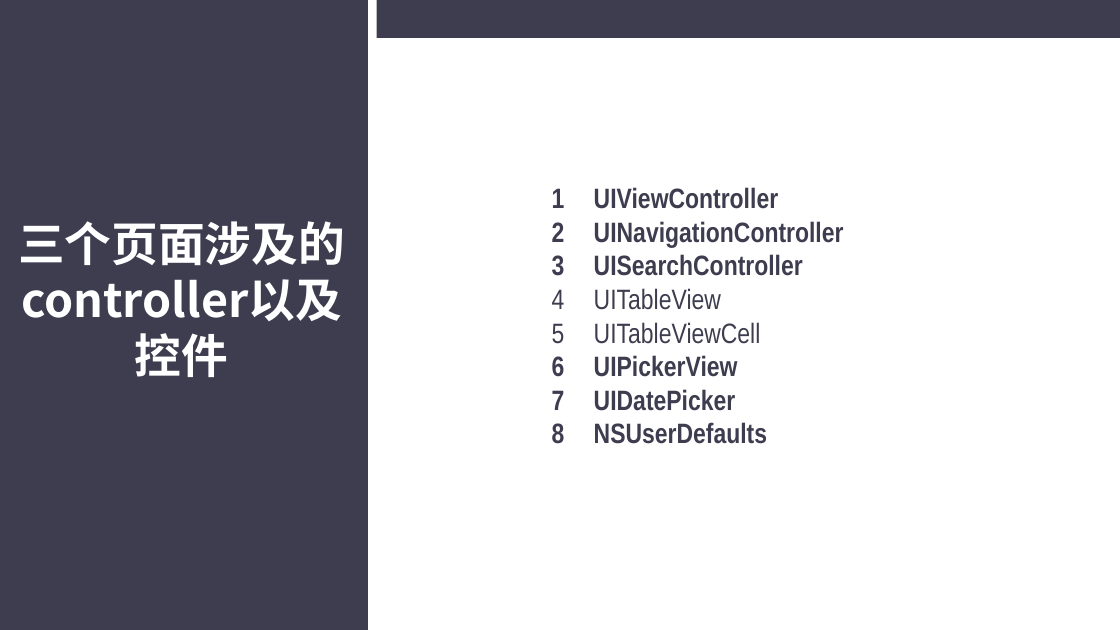
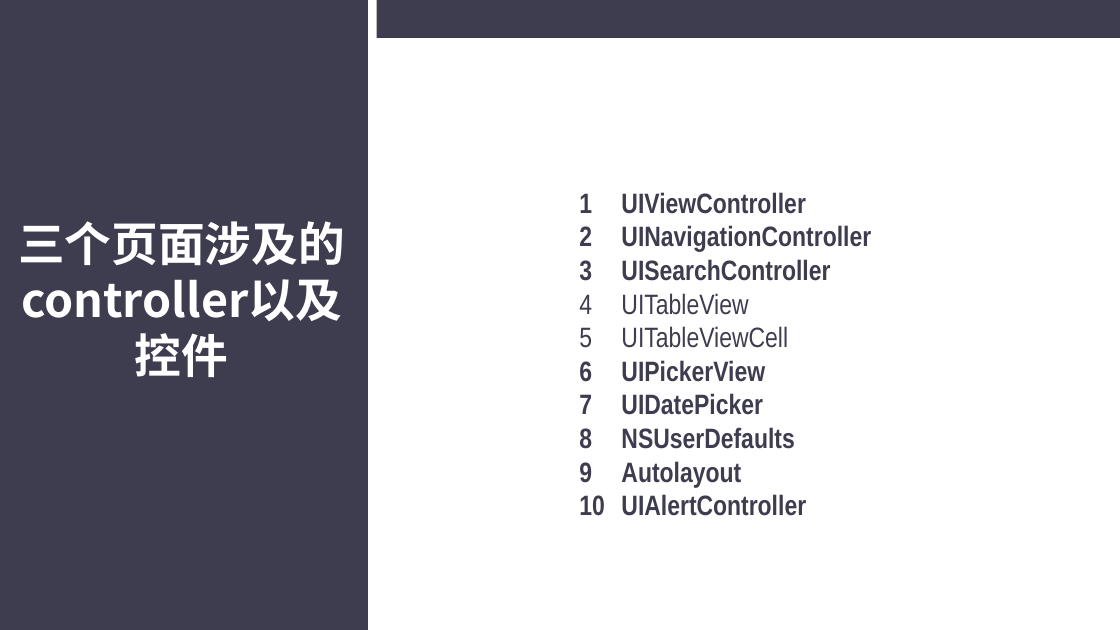
Before and after one commit to CODEJY/IOSProjects, a slide deck: slide 2 of Sharing3.ppt. Drawn at 1120x630 pixels with LibreOffice and Linux fonts; fonts in the diff are those of the drawing. Boxes give left, top, right and bottom in pixels: in the first picture for what was removed or moved away, otherwise in the second. Text is boxed around its words. In the diff, an @@ line names an element or a change of style, - is before the commit and + after.

Commit message:
修改了datePicker，PickerView，从内嵌改为底部弹出，修改了tableView的autolayout使其适配所有设备

```diff
--- a/Sharing3.ppt
+++ b/Sharing3.ppt
@@ text "UIViewController" moved from (x1=594, y1=187, x2=844, y2=444) to (x1=621, y1=192, x2=871, y2=516) @@
@@ text at (x1=621, y1=461, x2=806, y2=516): paragraphs added @@
+9 Autolayout
+10 UIAlertController
```
Also in this commit, not shown: 1 other slide changed, 3 slides added, 3 slides removed, 23 other files.
